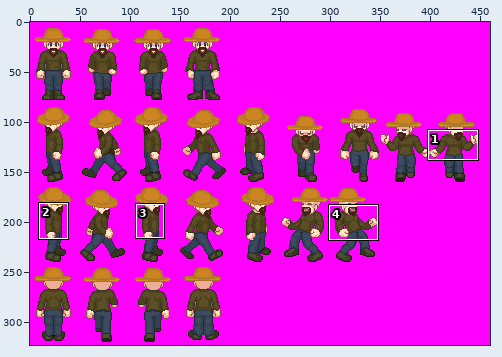
Sprite sheet -- theScientist/TileGame/TileGameContent/Sprite/Bjorn_Try_Farmer.png. Above, an overview of the earlier version with the close-up marked.
Close-up. As it was:
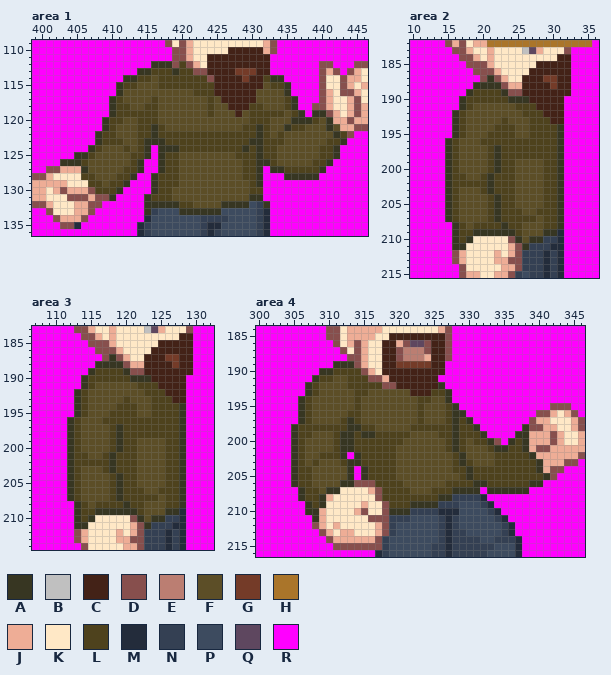
The file is 460x323 pixels. Colours within 5 levels of each other are drawn and written as one. Shown: area 1: x 399..446, y 109..136; area 2: x 10..36, y 182..215; area 3: x 107..132, y 183..214; area 4: x 300..346, y 184..216. The commit also changed other parts of the picture, which this record leaves out.
Palette (. is transparent): A #373622  B #c0c0c0  C #432217  D #874f4d  E #bb7e72  F #5c4e27  G #743b28  H #aa752a  J #eead96  K #ffe8c6  L #4e421d  M #232c3b  N #344053  P #3d4b5f  Q #5e475f  R #ff00ff
The same view after the edit:
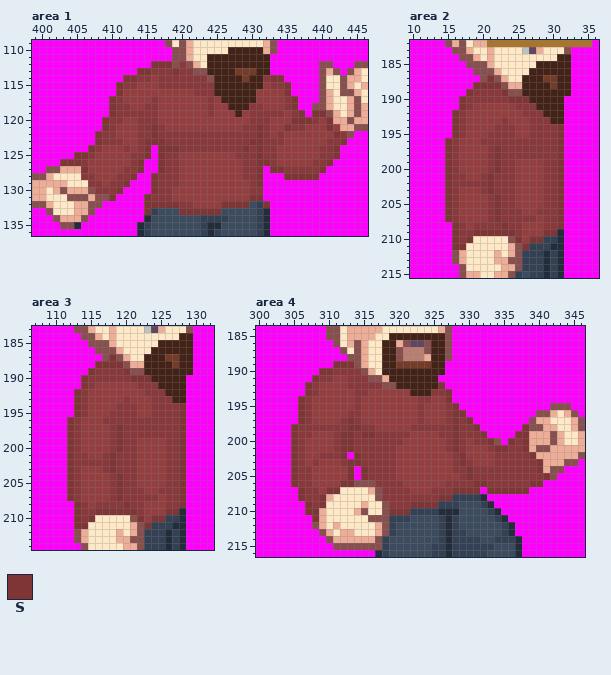
Colours new in this view: S #7f3536
Difference:
colour F: #5c4e27 -> #943e3f
colour L: #4e421d -> #89393b
Changed rows in their new state; - is a pixel that keeps its letter.
Area 1:
first column x 403:
112 -------------SSS-------------------------
113 -----------SS---S------------------------
114 ---------SS-------------------SS---------
115 --------S-----------------------S--------
116 --------S-----------------------S--------
117 -------S-------------------------S-------
118 -------S-------------------------S-------
119 -------S--------------------------S-SS---
120 ------S--------------------------SSS--S--
121 ------S------S--------------S---S-----S--
122 -----S-------S--------------S----------S-
123 -----S------SSS------------SS-----------S
124 ----S-------S-SSS---------S-S----------S-
125 --SS--------S-S-------------S----------S-
126 SSS--------S--S-------------SS--------S--
127 ---S-------S--S-------------S-SS-----S---
128 ----------S--S--------------S---SSSSS----
129 ---------S---S--------------S------------
130 --------S----S---------------------------
131 -------S----S--------------SS------------
132 ------------SSSSS------SSSS--S-----------
133 ------------S----SSSSSS------------------
Area 2:
first column x 15:
187 ------S----------
188 ----SSSS---------
189 ---S----S--------
190 --S------SSS-----
191 --S--------------
192 -S---------------
193 -S---------------
194 -S--------------S
195 -S--------------S
196 S---------------S
197 S------S--------S
198 S------S--------S
199 S------S--------S
200 S------S--------S
201 S-----S---------S
202 S-----S---------S
203 S-----S---------S
204 S------S--------S
205 S------S--------S
206 S------S--------S
207 S------S--------S
208 -S------S-------S
209 -S--SSSSSS----SS-
210 -S-S------S-SS---
211 -SS--------S-----
Area 3:
first column x 112:
187 ------S----------
188 ----SSSS---------
189 ---S----S--------
190 --S------SSS-----
191 --S--------------
192 -S---------------
193 -S---------------
194 -S--------------S
195 -S--------------S
196 S---------------S
197 S------S--------S
198 S------S--------S
199 S------S--------S
200 S------S--------S
201 S-----S---------S
202 S-----S---------S
203 S-----S---------S
204 S------S--------S
205 S------S--------S
206 S------S--------S
207 S------S--------S
208 -S------S-------S
209 -S--SSSSSS----SS-
210 -S-S------S-SS---
211 -SS--------S-----
Area 4:
first column x 305:
189 ------SSS----------------------------
190 ----SS-------------------------------
191 ---S---------------------------------
192 --S------------------S---------------
193 --S-------------------S--------------
194 -S--------------------S--------------
195 -S---------------------S-------------
196 -S---------------------SS------------
197 -S------S--------------S-S-----------
198 S-------SS-------------S--S------S---
199 S------SS-SS-----------S---S----SS---
200 S------SS--------------S----S--S-S---
201 S------SS--------------S-----SS--S---
202 S------S-S--------------S---------S--
203 S-------SS--------------S----------S-
204 S-------S-S--------------S---------S-
205 S-------S-S--------------S----------S
206 S------SS-----------------SS------SS-
207 -S---SS----------------SSSS-SSSSSS---
208 -S--S----------------SS--------------
209 --S-S------------SSSS----------------
210 --SS----------SSS--------------------
211 ---S---------------------------------
